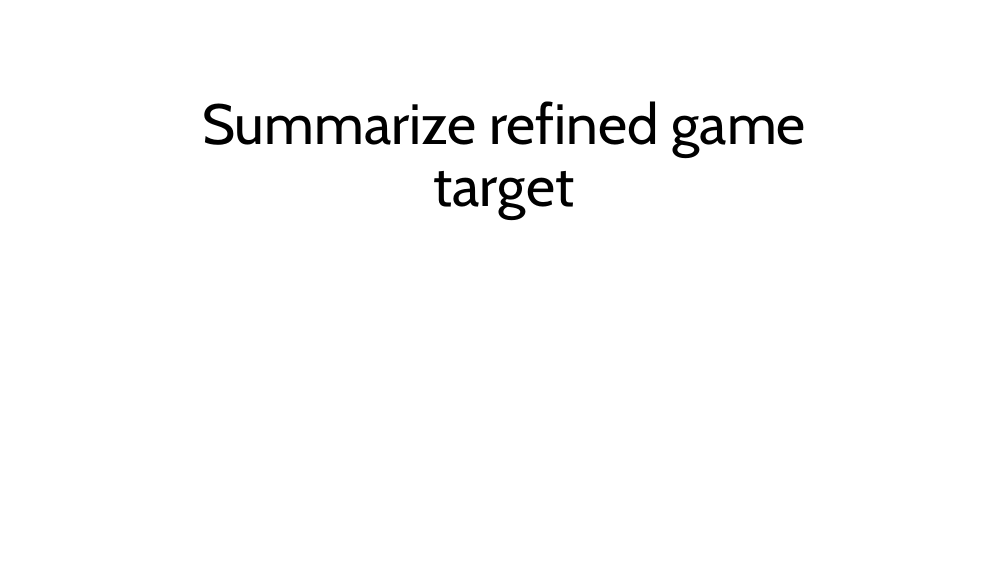
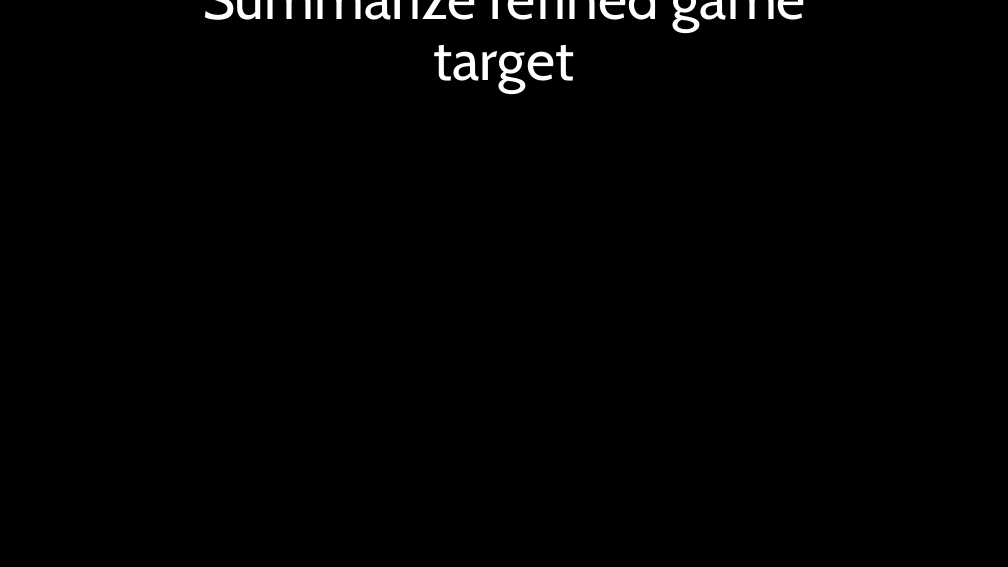
Before and after one commit to ToastKing1/VDeerStreamingTalents, a slide deck: slide 2 of Presentation/Week 14 Presentation.pptx. Drawn at 1008x567 pixels with LibreOffice and Linux fonts; fonts in the diff are those of the drawing. Boxes give left, top, right and bottom in pixels: in the first picture for what was removed or moved away, otherwise in the second. Text is boxed around its words. In the diff, an @@ line names an element or a change of style, - is before the commit and + after.

```diff
--- a/Presentation/Week 14 Presentation.pptx
+++ b/Presentation/Week 14 Presentation.pptx
@@ background #FFFFFF to #000000 @@
@@ title "Summarize refined game target": place and size @@
-title "Summarize refined game target" at [202,101,806,218]
+title "Summarize refined game target" at [202,0,806,93]
@@ title "Summarize refined game target" at [202,0,806,93]: text colour #000000 to #FFFFFF @@
```
Also in this commit, not shown: 3 other slides changed, 5 slides added, 3 slides removed, 1 other file.
